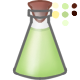
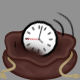
Comparing the layer stacks of the two 80px x 80px images. Changes:
hid "taste palette", moved it above "sound palette" over [0, 0, 80, 64]
hid group "bottle" (1st of 2) (11 layers) over [0, 0, 80, 80]
painted on "lighten" (1st of 3, in "bottle" › "bottle") over [0, 0, 80, 80]
painted on "shade" (1st of 25, in "bottle" › "bottle") over [0, 0, 80, 80]
painted on "outline" (2nd of 11, in "bottle" › "cork") over [0, 0, 80, 64]
painted on "color tint overlay" over [0, 0, 80, 64]
added group "sound" with 55 layers above "taste" over [0, 0, 80, 80]
added group "ingredient clock ticks" with 7 layers in group "sound" over [0, 0, 80, 80]
added layer "erase" (1st of 4, in "sound" › "ingredient clock ticks") (erase) in group "ingredient clock ticks" over [0, 0, 64, 80]
added layer "overall shade" (1st of 3, in "sound" › "ingredient clock ticks") (multiply) in group "ingredient clock ticks" over [0, 0, 80, 80]
added layer "soundwaves" (1st of 4, in "sound" › "ingredient clock ticks") in group "ingredient clock ticks" over [0, 0, 80, 80]
added layer "hands" (1st of 2, in "sound" › "ingredient clock ticks") in group "ingredient clock ticks" over [0, 0, 64, 64]
added layer "markings" (1st of 2, in "sound" › "ingredient clock ticks") in group "ingredient clock ticks" over [0, 0, 64, 64]
added layer "circle" (1st of 2, in "sound" › "ingredient clock ticks") in group "ingredient clock ticks" over [0, 0, 60, 80]
added layer "backing" (2nd of 3, in "sound" › "ingredient clock ticks") in group "ingredient clock ticks" over [0, 0, 64, 64]
hid group "taste" (58 layers) over [0, 0, 80, 80]
hid group "ingredient lime juice" (6 layers) over [0, 0, 80, 80]
showed group "pouch" (1st of 2) (10 layers) over [0, 0, 80, 80]
